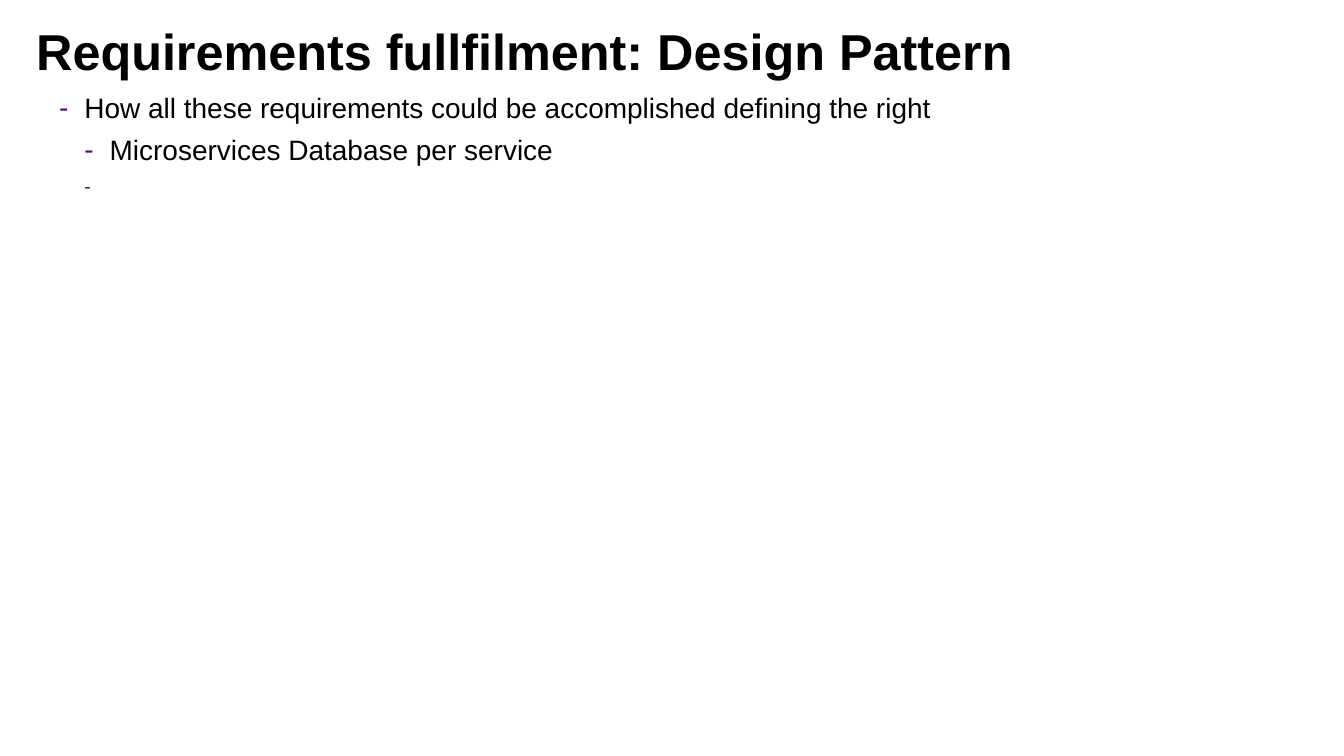
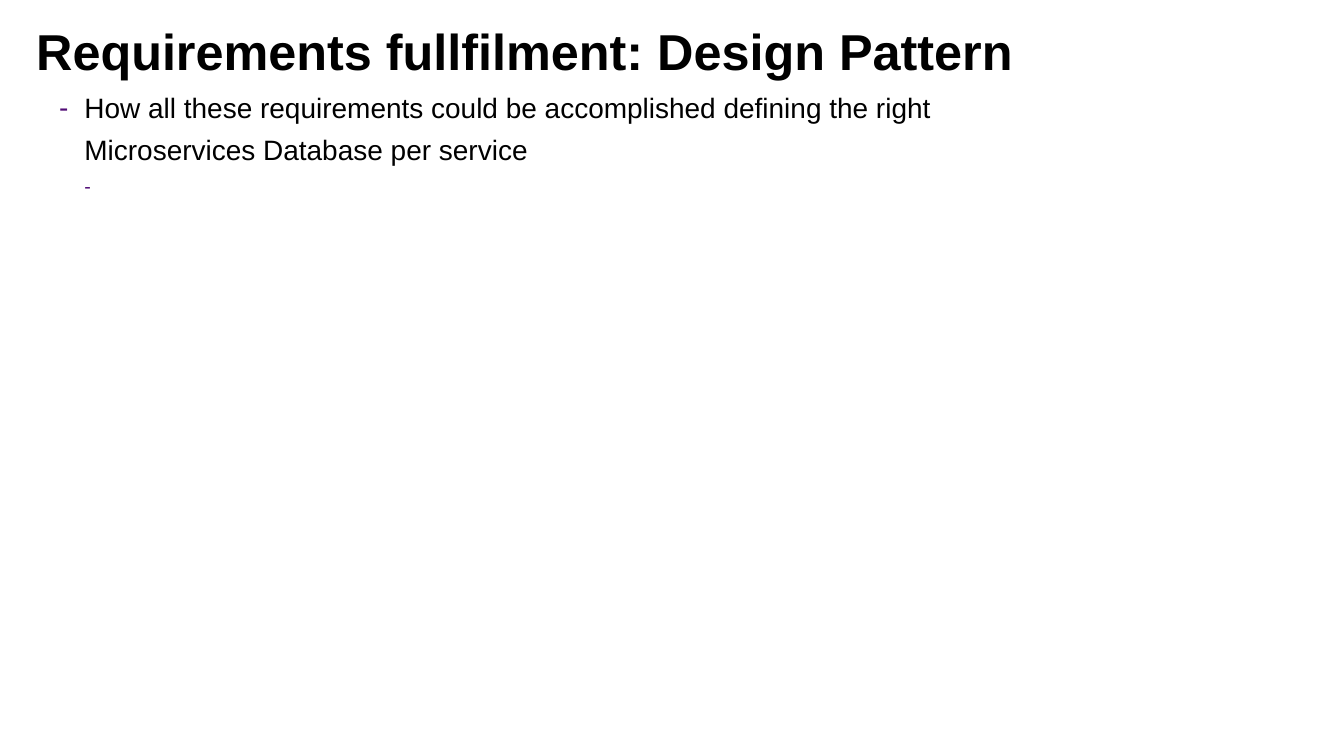
Before and after one commit to lbennardis/microS_code2016_DOCS, a slide deck: slide 9 of luigiBennardisMicroservices.pptx. Drawn at 1344x756 pixels with LibreOffice and Linux fonts; fonts in the diff are those of the drawing; background and template pictures are left out. Boxes give left, top, right and bottom in pixels: in the first picture for what was removed or moved away, otherwise in the second. Text is boxed around its words. In the diff, an @@ line names an element or a change of style, - is before the commit and + after.

```diff
--- a/luigiBennardisMicroservices.pptx
+++ b/luigiBennardisMicroservices.pptx
@@ text at bbox=[84, 139, 528, 165]: bullet - to none @@
```
Also in this commit, not shown: 1 other file.
